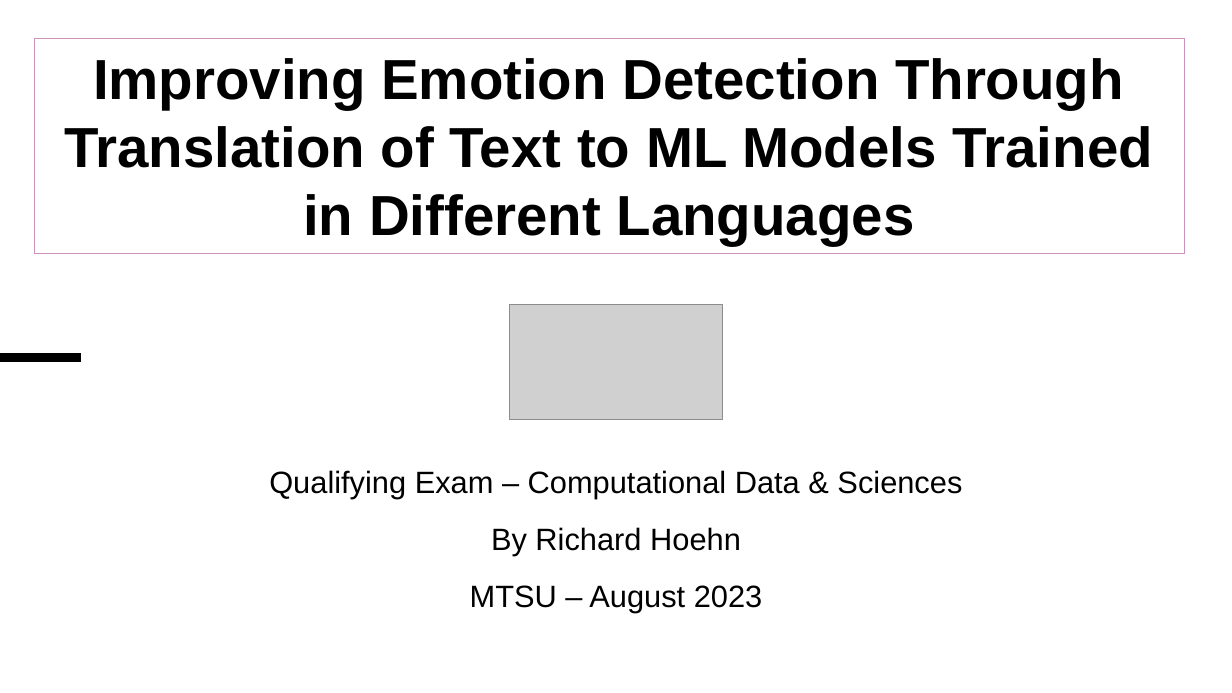
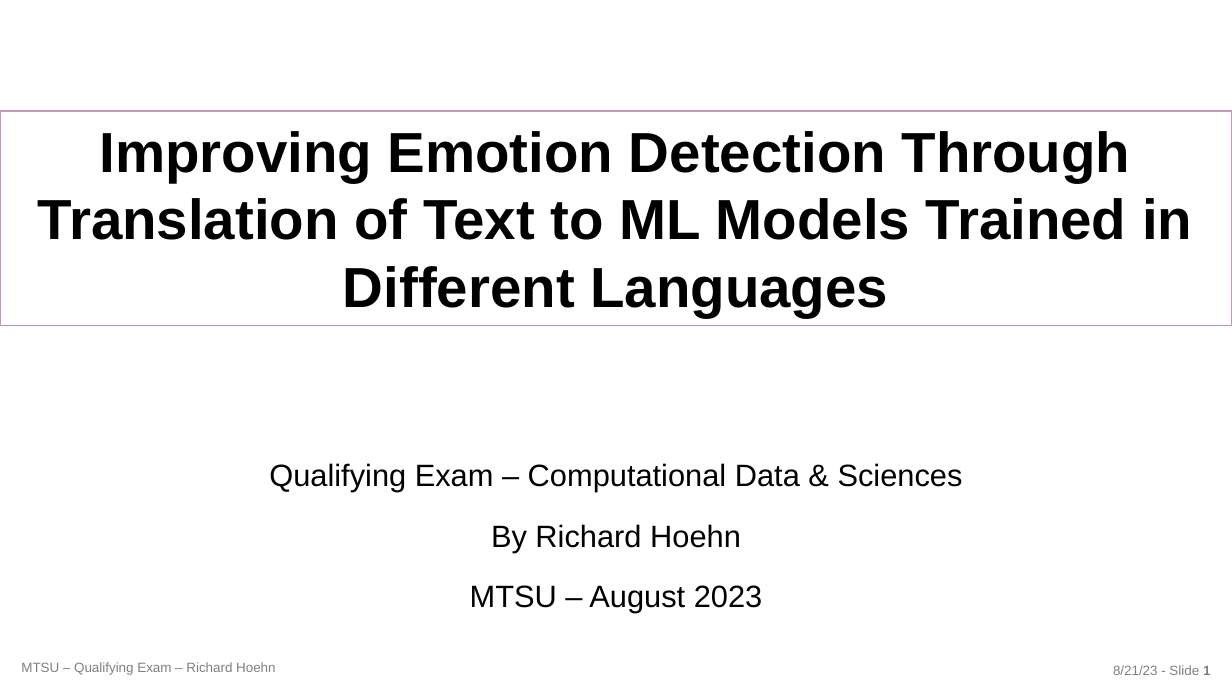
Before and after one commit to richardhoehn/mtsu.coms.qualifying-exam, a slide deck: slide 1 of presentation/COMS_Qualifying_Exam-2023-08-21.pptx. Drawn at 1232x693 pixels with LibreOffice and Linux fonts; fonts in the diff are those of the drawing; grey boxes stand for pictures; background and template pictures are left out. Boxes give left, top, right and bottom in pixels: in the first picture for what was removed or moved away, otherwise in the second. Text is boxed around its words. In the diff, an @@ line names an element or a change of style, - is before the commit and + after.

Commit message:
Slide Updates

```diff
--- a/presentation/COMS_Qualifying_Exam-2023-08-21.pptx
+++ b/presentation/COMS_Qualifying_Exam-2023-08-21.pptx
@@ rectangle "Improving Emotion Detection Through Translation ...": place and size @@
-rectangle "Improving Emotion Detection Through Translation ..." at <box>34,39,1185,253</box>
+rectangle "Improving Emotion Detection Through Translation ..." at <box>0,111,1232,325</box>
@@ picture removed at <box>509,304,723,420</box> @@
@@ line removed from (0, 358) to (81, 358) @@
@@ text "Qualifying Exam – Computational Data ..." at <box>269,463,963,613</box>: line spacing 1.2 to 1.3 @@
@@ text added at <box>21,662,275,675</box>, 10.5 pt, text #808080 @@
+MTSU – Qualifying Exam – Richard Hoehn
@@ text added at <box>1113,665,1210,675</box>, 10.5 pt, text #808080 @@
+8/21/23 - Slide 1
```
Also in this commit, not shown: 3 other files.
